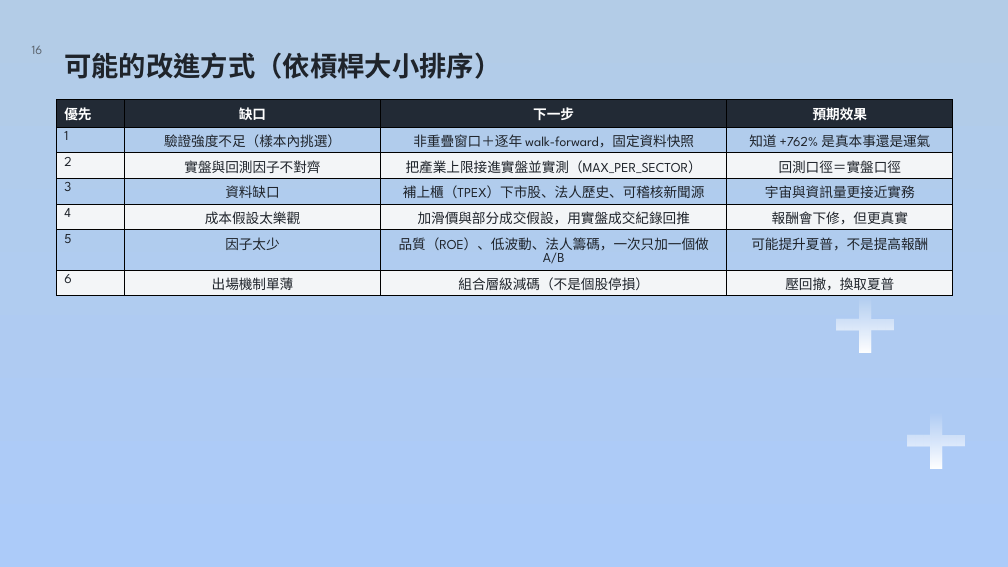
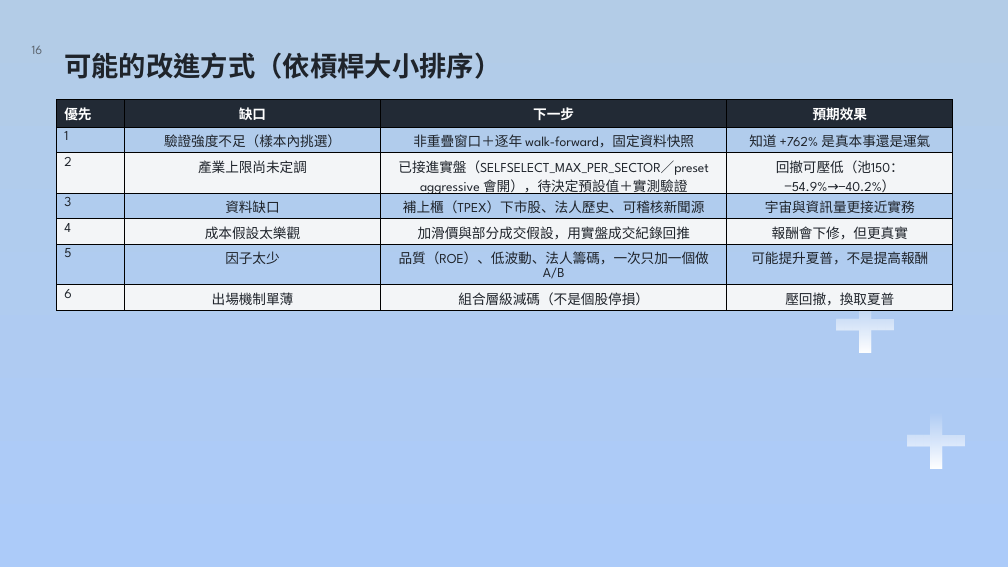
Before and after one commit to dinchentech/tw-selfselect, a slide deck: slide 16 of plans/ppt/TW-SELFSELECT台股買賣自動化系統-W7-講稿版.pptx. Drawn at 1008x567 pixels with LibreOffice and Linux fonts; fonts in the diff are those of the drawing; background and template pictures are left out. Boxes give left, top, right and bottom in pixels: in the first picture for what was removed or moved away, otherwise in the second. Text is boxed around its words. In the diff, an @@ line names an element or a change of style, - is before the commit and + after.

Commit message:
教材：W7 增補產業上限實例＋新增「風險與獲利抉擇」收尾頁（19 頁）
1) S7 加實例（2024-11-29、池 100）：
   上限關 → 2345、2618、2603、2610、2609（5 檔有 4 檔航運）；上限 2 → 航運只留 2 檔，補進 2059、3533
2) S16 措辭更正：「產業上限已接進實盤（SELFSELECT_MAX_PER_SECTOR／preset aggressive 會開），
   待決定預設值＋實測驗證」，不是「還沒接」
3) 新增 S19「最後提醒：選股很重要，但代價是風險」
   v1.0 legacy +207.9%／−36.0%／0.69 vs v1.1 預設 +762.4%／−53.7%／0.95（約 3.7 倍報酬、回撤深 17.7pp）
   ⇒ 風險與獲利怎麼取捨由使用者決定；附自我檢查「帳戶 100 萬掉到 46 萬你抱不抱得住」

- 講稿全掃無 markdown 星號／反引號；W7-解說腳本.md 重出（19 頁／約 43 分 30 秒）
- 版號 1.1.7 → 1.1.8（教材內容，執行行為不變）

```diff
--- a/plans/ppt/TW-SELFSELECT台股買賣自動化系統-W7-講稿版.pptx
+++ b/plans/ppt/TW-SELFSELECT台股買賣自動化系統-W7-講稿版.pptx
@@ table at (57, 100, 954, 310) @@
-row 3: 2 | 實盤與回測因子不對齊 | 把產業上限接進實盤並實測（MAX_PER_SECTOR） | 回測口徑＝實盤口徑
+row 3: 2 | 產業上限尚未定調 | 已接進實盤（SELFSELECT_MAX_PER_SECTOR／preset aggressive 會開），待決定預設值＋實測驗證 | 回撤可壓低（池150：−54.9%→−40.2%）
```
Also in this commit, not shown: 1 other slide changed, 1 slide added, 5 other files.
